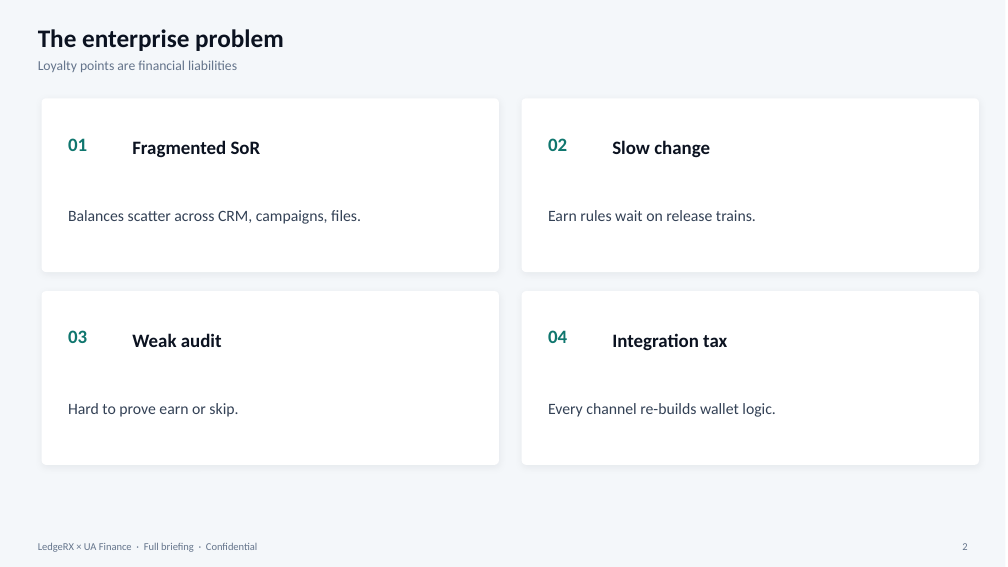
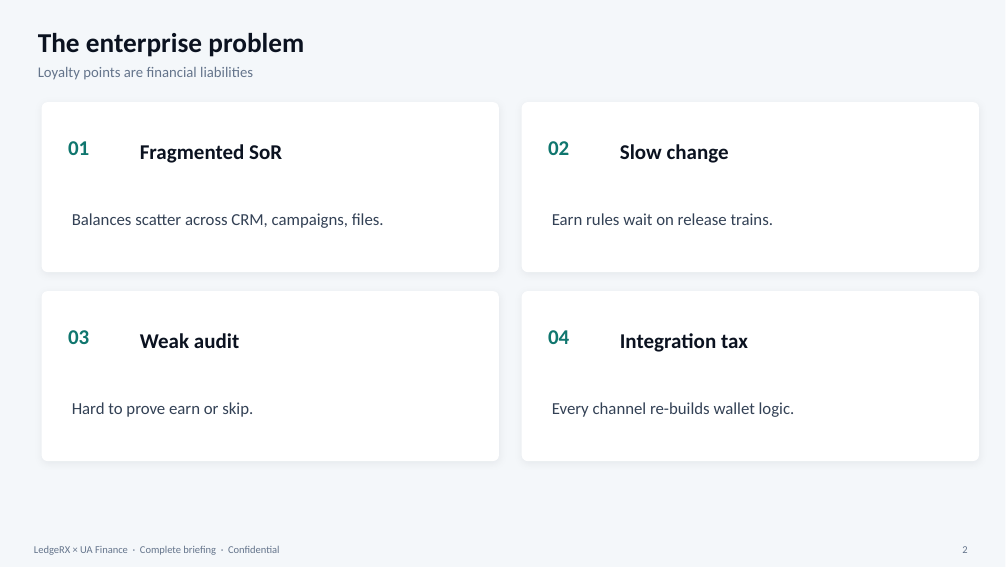
Before and after one commit to yky32/ledger-engine, a slide deck: slide 4 of docs/decks/LedgeRX-Executive-Briefing-v2.pptx (slide 3 before the commit). Drawn at 1008x567 pixels with LibreOffice and Linux fonts; fonts in the diff are those of the drawing. Boxes give left, top, right and bottom in pixels: in the first picture for what was removed or moved away, otherwise in the second. Text is boxed around its words. In the diff, an @@ line names an element or a change of style, - is before the commit and + after.

Commit message:
docs: single complete UAF briefing (product+arch+demo+appendix)

```diff
--- a/docs/decks/LedgeRX-Executive-Briefing-v2.pptx
+++ b/docs/decks/LedgeRX-Executive-Briefing-v2.pptx
@@ text "The enterprise problem" at bbox=[38, 33, 304, 57]: size 24 to 26 pt @@
@@ text "Loyalty points are financial liabilities" at bbox=[38, 67, 253, 80]: size 13 to 14 pt @@
@@ rounded rectangle: place and size @@
-rounded rectangle at bbox=[42, 98, 499, 272]
+rounded rectangle at bbox=[42, 102, 499, 272]
@@ rounded rectangle: place and size @@
-rounded rectangle at bbox=[522, 98, 979, 272]
+rounded rectangle at bbox=[522, 102, 979, 272]
@@ text "Fragmented SoR": place and size @@
-text "Fragmented SoR" at bbox=[132, 140, 261, 157]
+text "Fragmented SoR" at bbox=[140, 144, 282, 163]
@@ size 18 to 20 pt in 8 elements at bbox=[140, 333, 239, 348], bbox=[620, 333, 748, 352], bbox=[140, 144, 282, 163], bbox=[620, 144, 729, 163], bbox=[68, 330, 89, 344], bbox=[548, 330, 569, 344], bbox=[68, 141, 89, 155], bbox=[548, 141, 569, 155] @@
@@ text "Slow change": place and size @@
-text "Slow change" at bbox=[612, 140, 710, 158]
+text "Slow change" at bbox=[620, 144, 729, 163]
@@ size 15 to 16 pt in 4 elements at bbox=[72, 402, 253, 417], bbox=[552, 402, 795, 417], bbox=[72, 213, 384, 228], bbox=[552, 213, 774, 225] @@
@@ rounded rectangle: place and size @@
-rounded rectangle at bbox=[42, 291, 499, 465]
+rounded rectangle at bbox=[42, 291, 499, 461]
@@ proportions changed in 4 elements at bbox=[42, 102, 499, 272], bbox=[42, 291, 499, 461], bbox=[522, 102, 979, 272], bbox=[522, 291, 979, 461] @@
@@ rounded rectangle: place and size @@
-rounded rectangle at bbox=[522, 291, 979, 465]
+rounded rectangle at bbox=[522, 291, 979, 461]
@@ text "Weak audit": place and size @@
-text "Weak audit" at bbox=[132, 333, 222, 347]
+text "Weak audit" at bbox=[140, 333, 239, 348]
@@ text "Integration tax": place and size @@
-text "Integration tax" at bbox=[612, 333, 727, 351]
+text "Integration tax" at bbox=[620, 333, 748, 352]
@@ text at bbox=[34, 546, 279, 555]: text changed @@
-LedgeRX × UA Finance · Full briefing · Confidential
+LedgeRX × UA Finance · Complete briefing · Confidential
```
Also in this commit, not shown: 10 other slides changed, 18 slides added, 15 slides removed, 7 other files.
